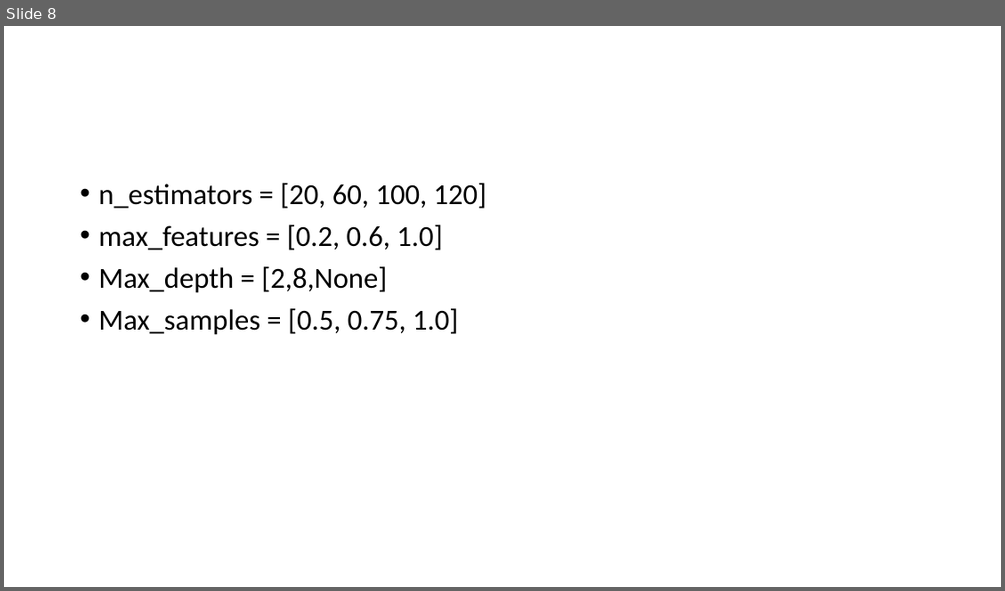
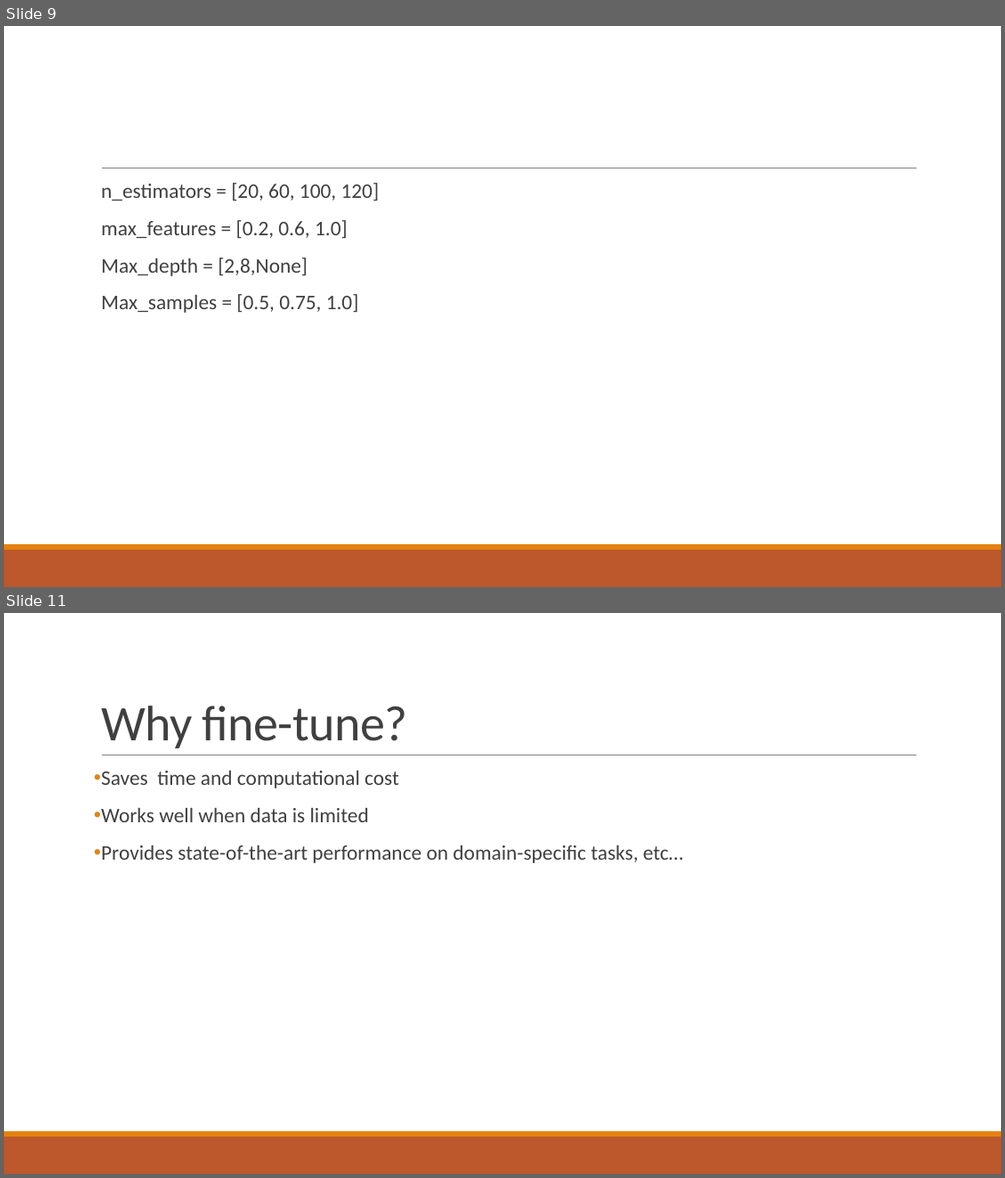
Before and after one commit to SubashSah/AI-Intern-2025, a slide deck: Task 3/Fine-tuning model.pptx. Shown one above the other, each under a label of ours: slide 8 before the commit, slides 9 and 11 after it; the slides between them are not shown. The pictures are 1005x591 and 1005x1178 pixels, drawn with LibreOffice and Linux fonts; fonts in the diff are those of the drawing. Boxes give left, top, right and bottom in pixels: in the first picture for what was removed or moved away, otherwise in the second. Text is boxed around its words. In the diff, an @@ line names an element or a change of style, - is before the commit and + after.

Commit message:
Updated hyperparameter tuning and model fine-tuning

```diff
--- a/Task 3/Fine-tuning model.pptx
+++ b/Task 3/Fine-tuning model.pptx
@@ slide 11 added at [4, 613, 1001, 1174], background #FFFFFF; not listed: 3 template elements that a slide beside it also shows @@
@@ title added at [101, 706, 407, 748], 48 pt, text #404040 @@
+Why fine-tune?
@@ text added at [101, 771, 683, 863], 20 pt, text #404040 @@
+• Saves time and computational cost
+• Works well when data is limited
+• Provides state-of-the-art performance on domain-specific tasks, etc…
@@ what was slide 8 is now slide 9 @@
@@ slide 9 changed as well @@
@@ text "n_estimators = [20, 60, 100, ..." at [101, 183, 380, 313]: size 28 to 20 pt, text colour #000000 to #404040; bullet • to  ; more space between paragraphs @@
@@ line added from (102, 168) to (917, 168), #808080 0.5 pt @@
@@ rectangle added at [4, 549, 1001, 587], fill #BD582C @@
@@ rectangle added at [4, 544, 1001, 549], fill #E48312 @@
```
Also in this commit, not shown: 7 other slides changed, 4 other slides added, 2 slides removed.
